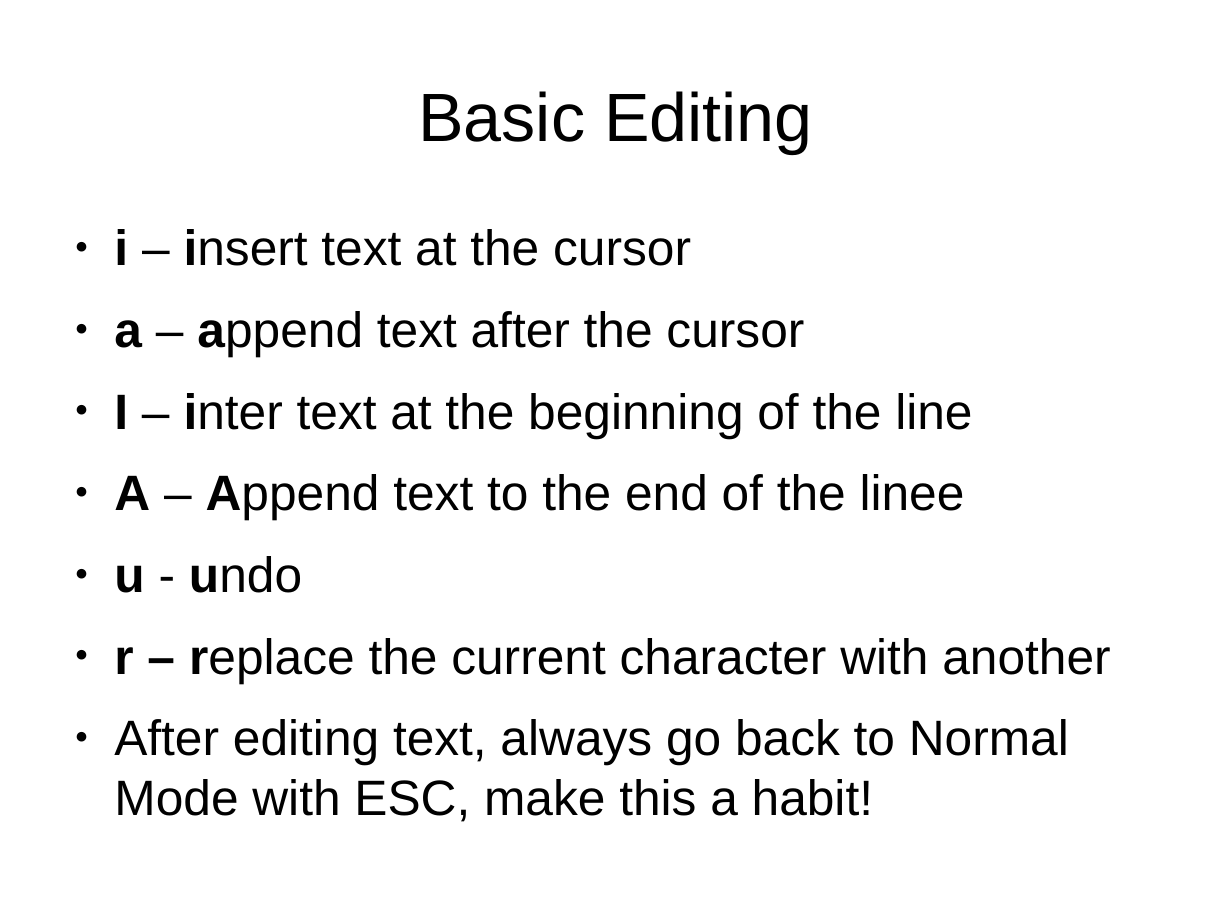
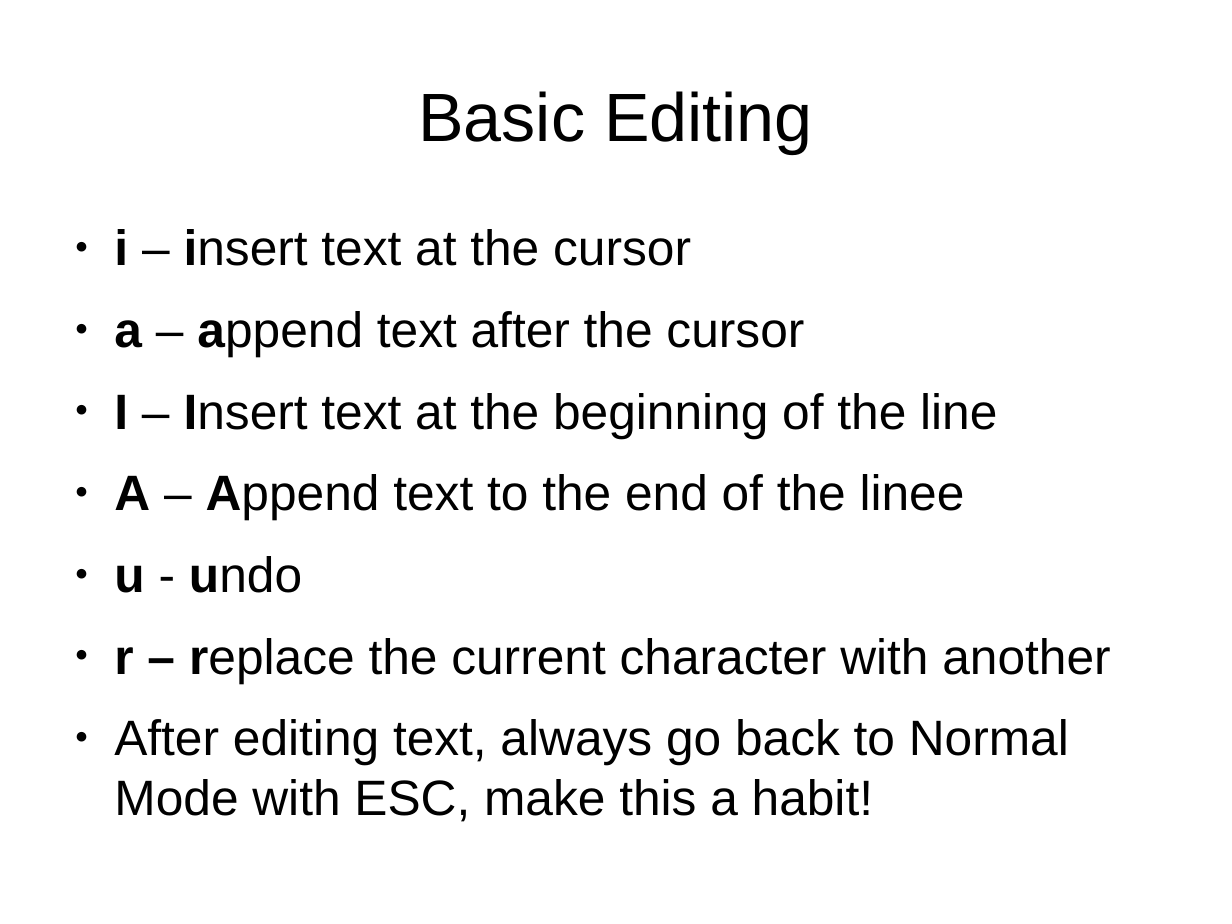
Before and after one commit to mikesligo/Vimtorial, a slide deck: slide 27 of Beginner pres.odp. Drawn at 1232x924 pixels with LibreOffice and Linux fonts; fonts in the diff are those of the drawing. Boxes give left, top, right and bottom in pixels: in the first picture for what was removed or moved away, otherwise in the second. Text is boxed around its words. In the diff, an @@ line names an element or a change of style, - is before the commit and + after.

```diff
--- a/Beginner pres.odp
+++ b/Beginner pres.odp
@@ text at <box>114,393,997,438</box>: text changed @@
-● I – inter text at the beginning of the line
+● I – Insert text at the beginning of the line
```
Also in this commit, not shown: 20 other slides changed, 1 other file.
